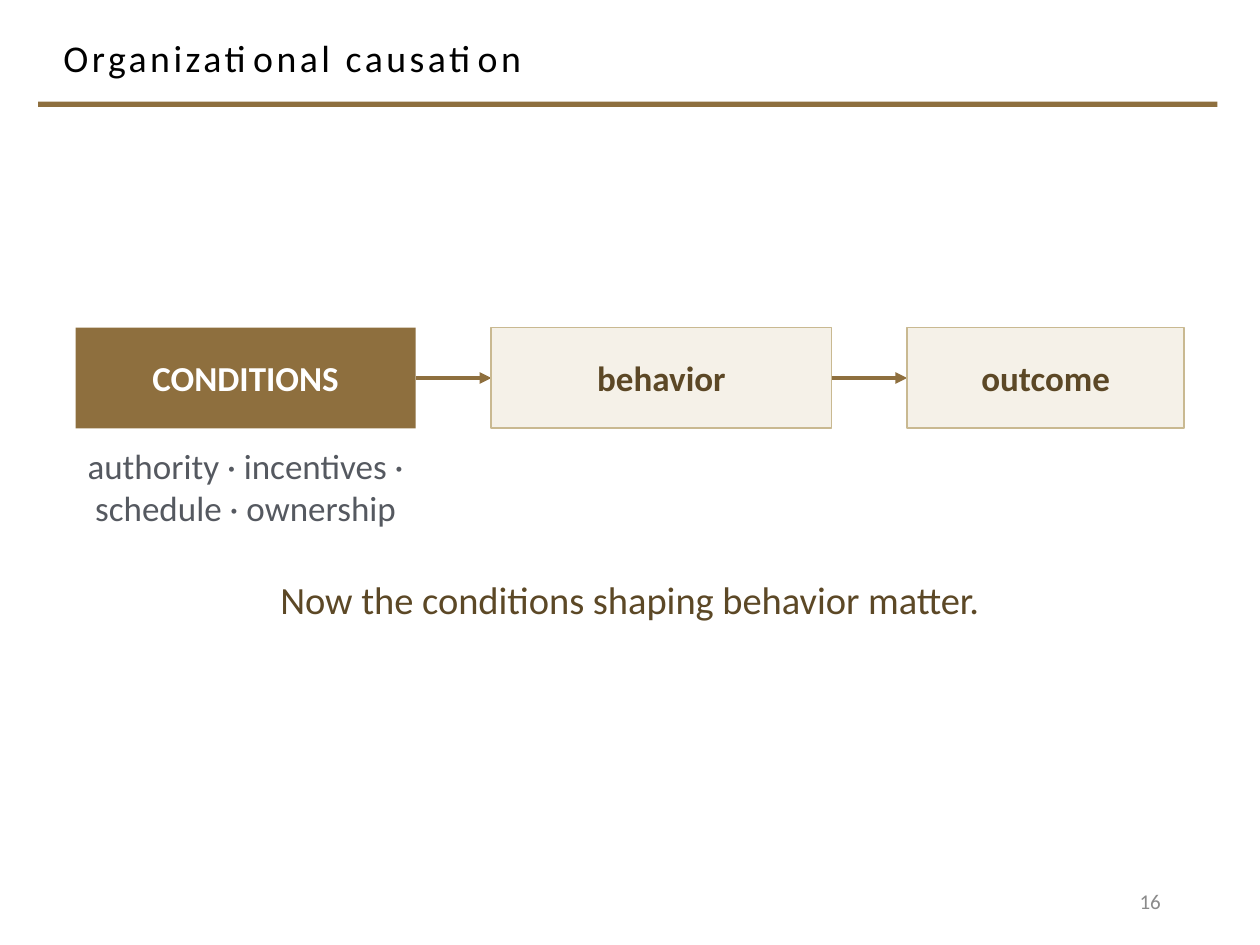
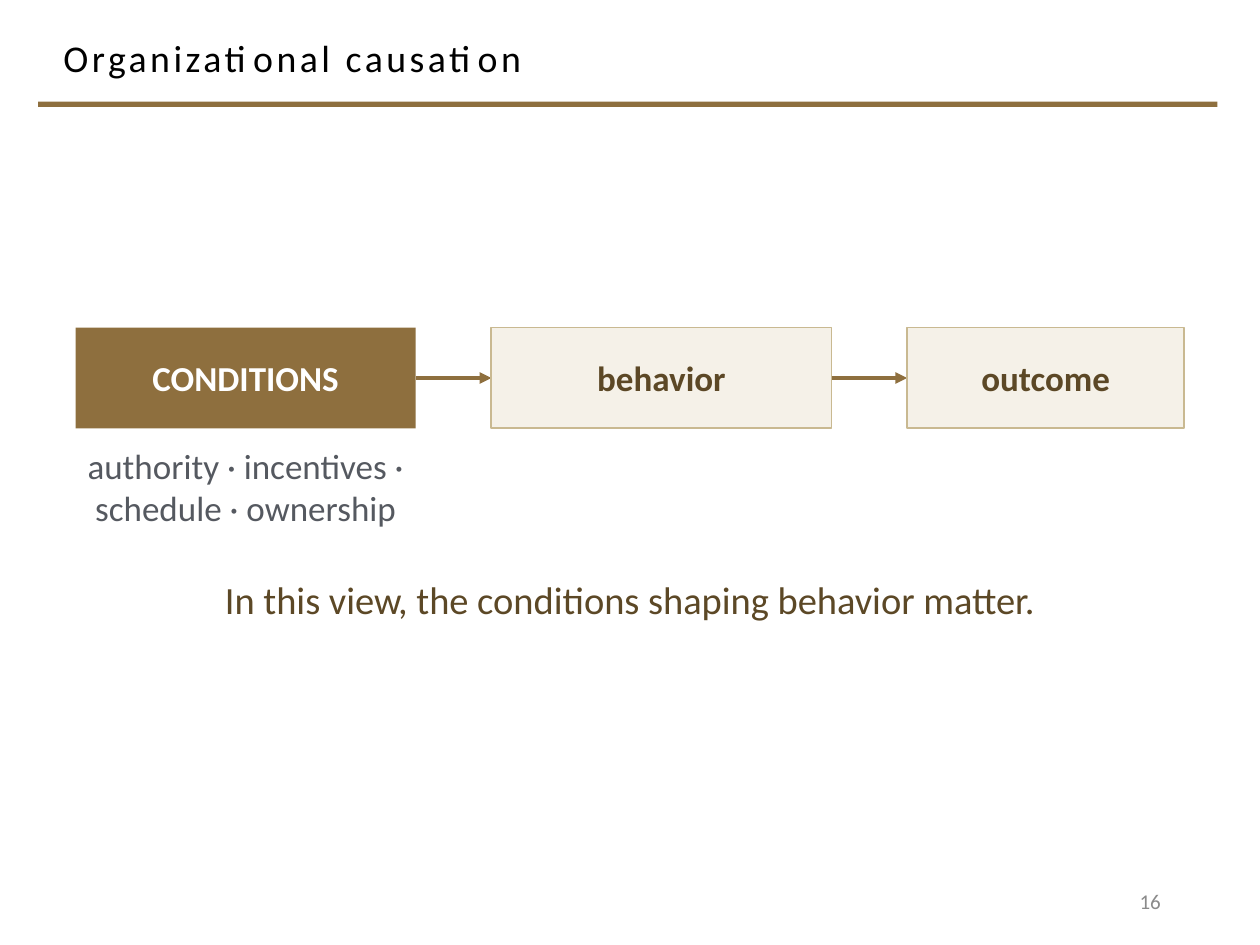
Before and after one commit to davisjam/model-based-agentic-software-engineering, a slide deck: slide 16 of course/lectures/act-2-delegation-and-control/04-failure-aware-engineering/2-4-Failure-Aware-Engineering.pptx. Drawn at 1260x945 pixels with LibreOffice and Linux fonts; fonts in the diff are those of the drawing; background and template pictures are left out. Boxes give left, top, right and bottom in pixels: in the first picture for what was removed or moved away, otherwise in the second. Text is boxed around its words. In the diff, an @@ line names an element or a change of style, - is before the commit and + after.

```diff
--- a/course/lectures/act-2-delegation-and-control/04-failure-aware-engineering/2-4-Failure-Aware-Engineering.pptx
+++ b/course/lectures/act-2-delegation-and-control/04-failure-aware-engineering/2-4-Failure-Aware-Engineering.pptx
@@ text at <box>225,587,1034,621</box>: text changed @@
-Now the conditions shaping behavior matter.
+In this view, the conditions shaping behavior matter.
```
Also in this commit, not shown: 6 other slides changed, 1 slide added, 8 slides removed.
